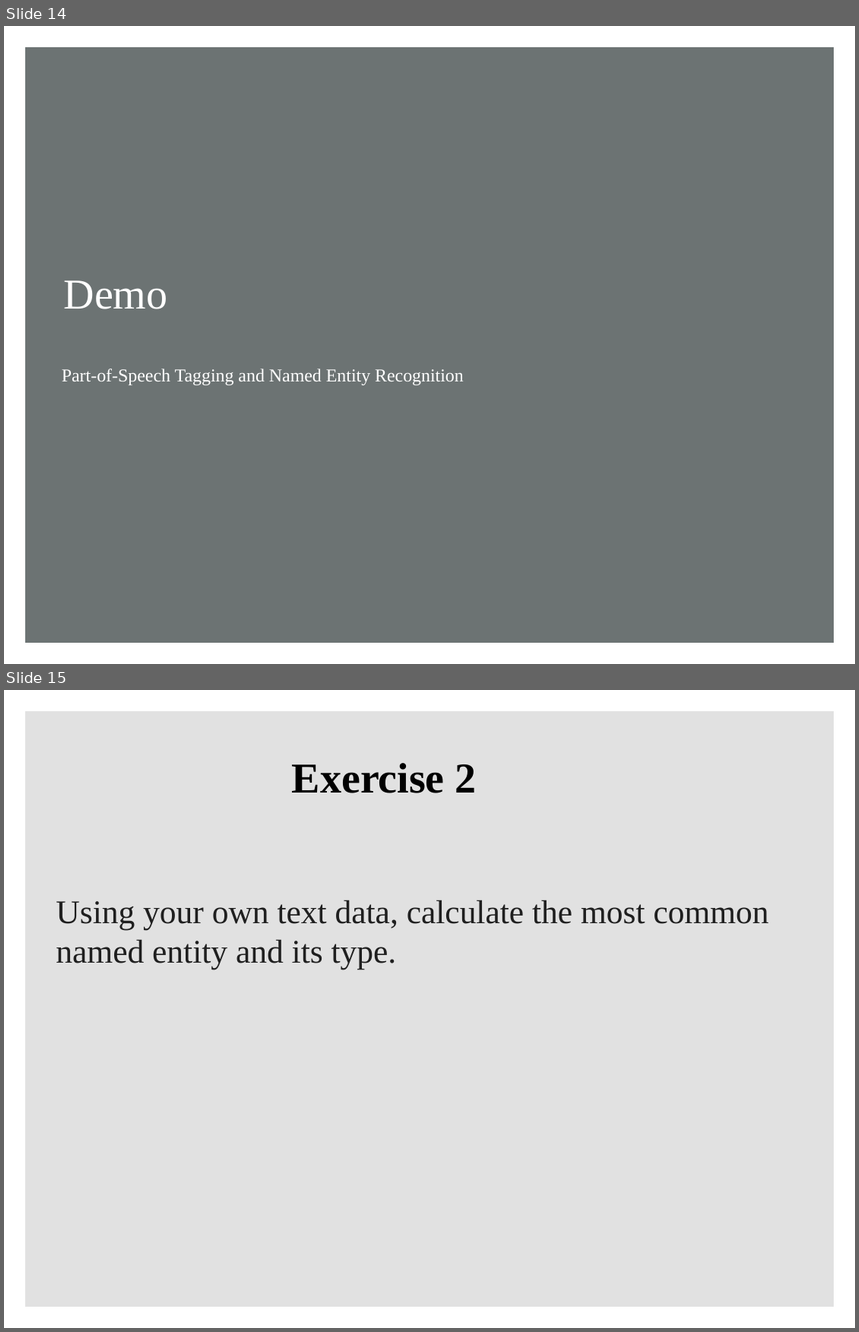
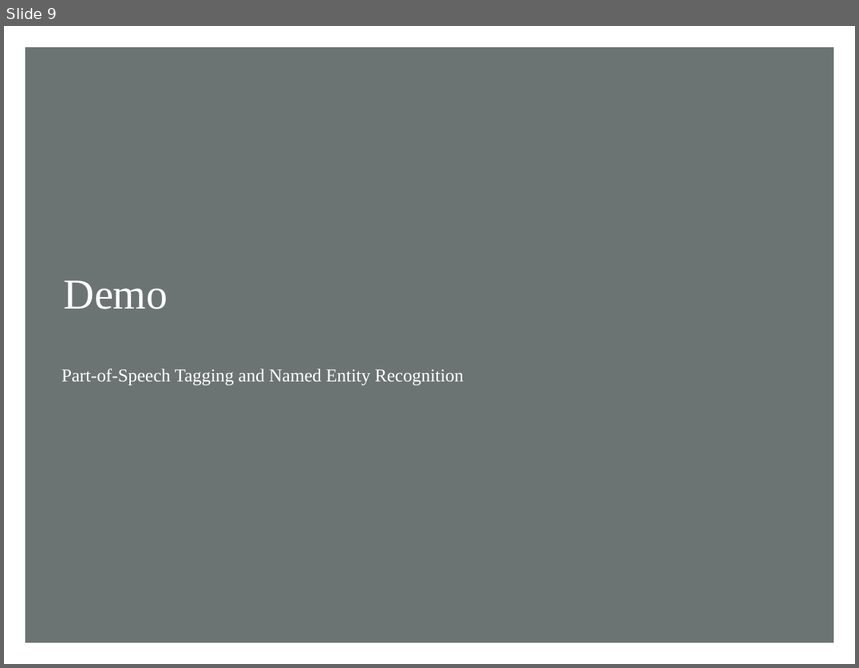
Before and after one commit to ClaudiaECarroll/intro_text_analysis, a slide deck: 2_bag_of_words/text_analysis_2.pptx. Shown one above the other, each under a label of ours: slides 14 and 15 before the commit, slide 9 after it. The pictures are 859x1332 and 859x668 pixels, drawn with LibreOffice and Linux fonts; fonts in the diff are those of the drawing; background and template pictures are left out. Boxes give left, top, right and bottom in pixels: in the first picture for what was removed or moved away, otherwise in the second. Text is boxed around its words. In the diff, an @@ line names an element or a change of style, - is before the commit and + after.

Commit message:
updating with new practice exercises

```diff
--- a/2_bag_of_words/text_analysis_2.pptx
+++ b/2_bag_of_words/text_analysis_2.pptx
@@ slide 15 removed at bbox=[4, 690, 855, 1328], background #FFFFFF @@
@@ rectangle removed at bbox=[25, 711, 834, 1307] @@
@@ title removed at bbox=[292, 763, 477, 793] @@
-Exercise 2
@@ text removed at bbox=[56, 900, 769, 970] @@
-Using your own text data, calculate the most common named entity and its type.
@@ what was slide 14 is now slide 9 @@
```
Also in this commit, not shown: 2 slides changed, 2 slides added, 7 other slides removed, 6 other files.
